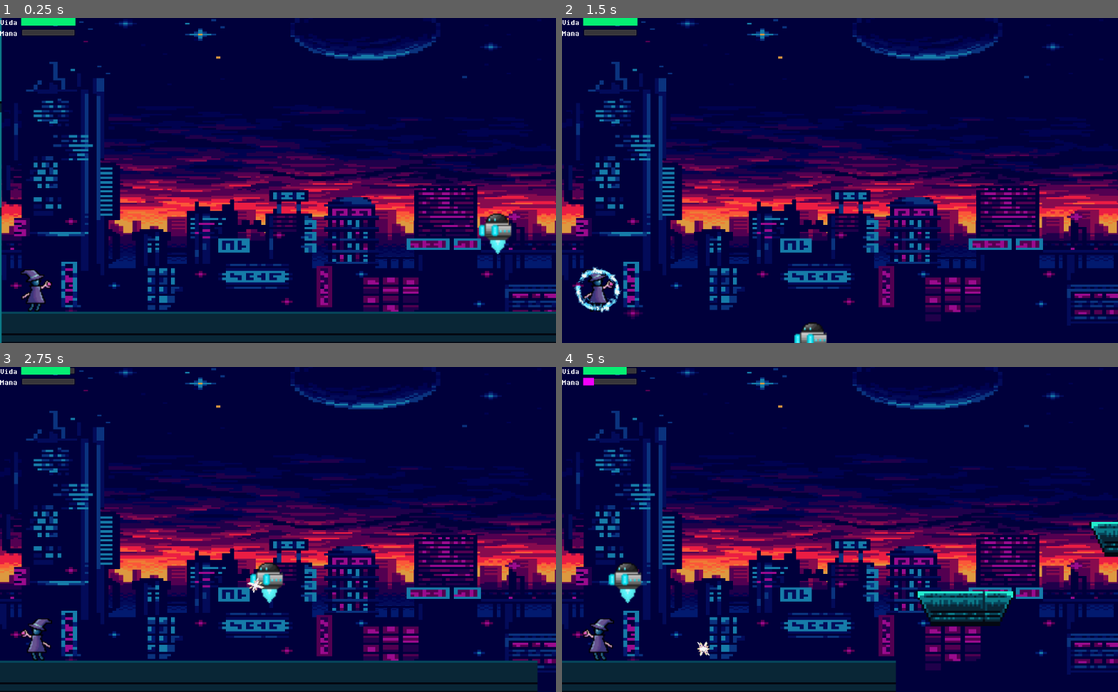
Above: before the commit, frames 1-4 (two rows, left to right).
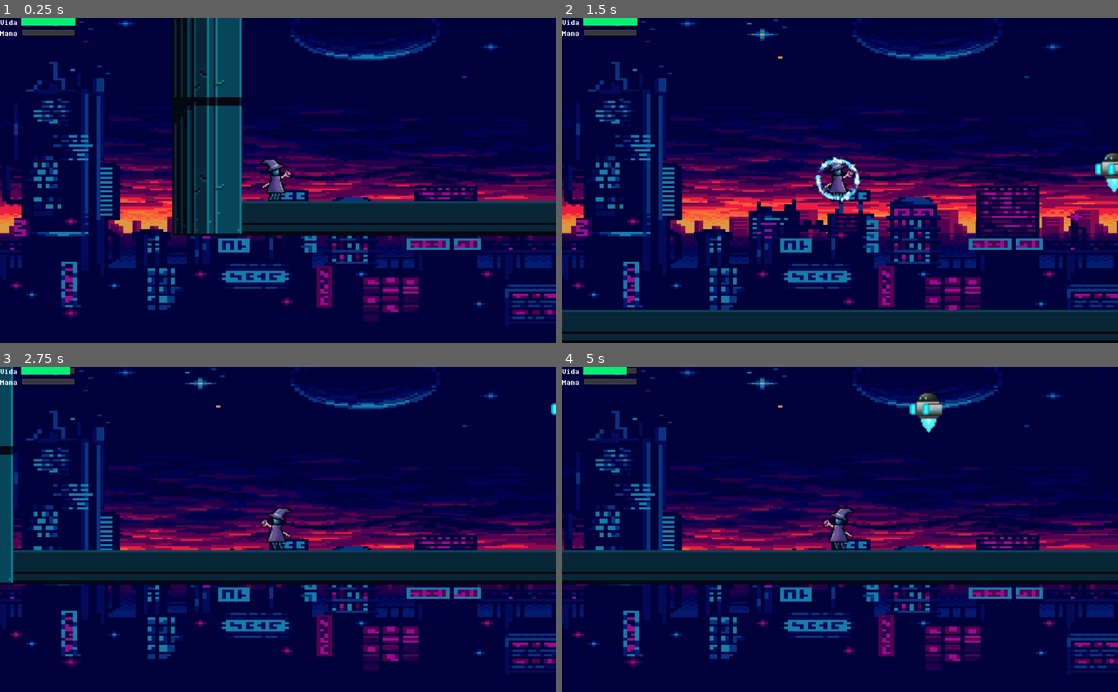
Above: after the commit, the same moments.

Repository: msotozuniga/Memo
Game: Godot game, scene res://scenes/l_i.tscn
The game is run twice, just before and just after one commit, with the same random seed, the same clock (stepped at 60 frames per second) and the same inputs.
Inputs (mouse positions are in pixels of both pictures, inside the frame that each line leads up to):
- Up to frame 1 (0.25 s): no input
- Up to frame 2 (1.5 s): tap Enter at 0.5 s; move the mouse to (962, 164) at 0.52 s; hold D (move_right) from 0.53 s (still down); right-click (962, 164) at 0.6 s; tap Space (jump) at 0.77 s; move the mouse to (728, 196) at 1.27 s; click (728, 196) at 1.35 s
- Up to frame 3 (2.75 s): tap Space (jump) at 1.52 s; move the mouse to (333, 458) at 2.02 s; release D (move_right) at 2.03 s; hold A (move_left) from 2.03 s (still down); right-click (333, 458) at 2.1 s
- Up to frame 4 (5 s): move the mouse to (812, 594) at 2.77 s; release A (move_left) at 2.78 s; hold D (move_right) 2.78-4.28 s; click (812, 594) at 2.85 s; tap Space (jump) at 3.02, 3.77, 4.52 s; move the mouse to (1006, 578) at 3.52 s; right-click (1006, 578) at 3.6 s; move the mouse to (673, 480) at 4.27 s; hold A (move_left) from 4.28 s (still down); click (673, 480) at 4.35 s

The runs differ from the first frame. In frame 1, 25% of the frame differs, in the area x 0-100%, y 0-100%; in frame 2, 12%; in frame 3, 22%; in frame 4, 20%.

Commit message:
Ordenando las carpetas

Diff:
--- a/project.godot
+++ b/project.godot
@@ -10,7 +10,6 @@
 
 _global_script_classes=[  ]
 _global_script_class_icons={
-
 }
 
 [application]
--- a/scenes/camera_l1.tscn
+++ b/scenes/camera_l1.tscn
@@ -1,7 +1,7 @@
 [gd_scene load_steps=5 format=2]
 
-[ext_resource path="res://sprites/warped_city_files/warped city files/ENVIRONMENT/background/skyline-b.png" type="Texture" id=1]
-[ext_resource path="res://sprites/warped_city_files/warped city files/ENVIRONMENT/background/buildings-bg.png" type="Texture" id=2]
+[ext_resource path="res://sprites/scenery/background/skyline-b.png" type="Texture" id=1]
+[ext_resource path="res://sprites/scenery/background/buildings-bg.png" type="Texture" id=2]
 
 [sub_resource type="CameraTexture" id=1]
 
--- a/scenes/enemy_projectile.tscn
+++ b/scenes/enemy_projectile.tscn
@@ -1,7 +1,7 @@
 [gd_scene load_steps=5 format=2]
 
 [ext_resource path="res://sprites/vfx/prt/SmallStar_64x64.png" type="Texture" id=1]
-[ext_resource path="res://scripts/enemy_projectile.gd" type="Script" id=2]
+[ext_resource path="res://scripts/enemies/enemy_projectile.gd" type="Script" id=2]
 
 [sub_resource type="CircleShape2D" id=1]
 radius = 12.0544
--- a/scenes/fire_projectile.tscn
+++ b/scenes/fire_projectile.tscn
@@ -1,7 +1,7 @@
 [gd_scene load_steps=5 format=2]
 
 [ext_resource path="res://sprites/vfx/prt/fire_ball.png" type="Texture" id=1]
-[ext_resource path="res://scripts/fire_projectile.gd" type="Script" id=2]
+[ext_resource path="res://scripts/players/fire_projectile.gd" type="Script" id=2]
 
 [sub_resource type="CapsuleShape2D" id=1]
 radius = 11.0141
--- a/scenes/l_i.tscn
+++ b/scenes/l_i.tscn
@@ -2,7 +2,7 @@
 
 [ext_resource path="res://scenes/player.tscn" type="PackedScene" id=1]
 [ext_resource path="res://scenes/mob_1.tscn" type="PackedScene" id=2]
-[ext_resource path="res://sprites/warped_city_files/warped city files/ENVIRONMENT/tileset_4.png" type="Texture" id=3]
+[ext_resource path="res://sprites/scenery/tiles/tileset_4.png" type="Texture" id=3]
 [ext_resource path="res://scenes/camera_l1.tscn" type="PackedScene" id=5]
 [ext_resource path="res://scenes/mob_0.tscn" type="PackedScene" id=6]
 
@@ -121,10 +121,10 @@
 position = Vector2( 68.0011, 328.07 )
 
 [node name="fondo" parent="Player" instance=ExtResource( 5 )]
-position = Vector2( 441.298, -204.775 )
+position = Vector2( -0.702606, -1.00522 )
 
 [node name="mob_0" parent="." instance=ExtResource( 6 )]
-position = Vector2( 913.312, 237.842 )
+position = Vector2( 1025.69, 126.967 )
 
 [node name="mob_1" parent="." instance=ExtResource( 6 )]
 position = Vector2( 3191.31, 143.842 )
--- a/scenes/main_menu.tscn
+++ b/scenes/main_menu.tscn
@@ -1,6 +1,6 @@
 [gd_scene load_steps=3 format=2]
 
-[ext_resource path="res://sprites/titulo.png" type="Texture" id=1]
+[ext_resource path="res://unused_for_the_time/titulo.png" type="Texture" id=1]
 [ext_resource path="res://fonts/menu_font.tres" type="DynamicFont" id=2]
 
 [node name="mmenu" type="MarginContainer"]
--- a/scenes/mob_0.tscn
+++ b/scenes/mob_0.tscn
@@ -1,7 +1,7 @@
 [gd_scene load_steps=5 format=2]
 
-[ext_resource path="res://sprites/mob_0.png" type="Texture" id=1]
-[ext_resource path="res://scripts/mob_0.gd" type="Script" id=2]
+[ext_resource path="res://sprites/enemies/mob/mob_0.png" type="Texture" id=1]
+[ext_resource path="res://scripts/enemies/mob/mob_0.gd" type="Script" id=2]
 
 [sub_resource type="CircleShape2D" id=1]
 radius = 36.522
--- a/scenes/mob_1.tscn
+++ b/scenes/mob_1.tscn
@@ -1,7 +1,7 @@
 [gd_scene load_steps=7 format=2]
 
-[ext_resource path="res://scripts/mob_1.gd" type="Script" id=1]
-[ext_resource path="res://sprites/enemy.png" type="Texture" id=2]
+[ext_resource path="res://scripts/enemies/mob/mob_1.gd" type="Script" id=1]
+[ext_resource path="res://sprites/enemies/mob/enemy.png" type="Texture" id=2]
 
 [sub_resource type="CircleShape2D" id=1]
 radius = 54.2664
--- a/scenes/player.tscn
+++ b/scenes/player.tscn
@@ -1,8 +1,8 @@
 [gd_scene load_steps=12 format=2]
 
-[ext_resource path="res://sprites/Diseño de Personaje-2.png" type="Texture" id=1]
+[ext_resource path="res://sprites/players/Diseño de Personaje-2.png" type="Texture" id=1]
 [ext_resource path="res://sprites/vfx/prt/parry_shield.png" type="Texture" id=2]
-[ext_resource path="res://scripts/player.gd" type="Script" id=3]
+[ext_resource path="res://scripts/players/player.gd" type="Script" id=3]
 [ext_resource path="res://fonts/PixelOperatorMono-Bold.ttf" type="DynamicFontData" id=4]
 
 [sub_resource type="CapsuleShape2D" id=1]
--- a/scripts/static_turret.gd
+++ /dev/null
@@ -1,16 +0,0 @@
-extends StaticBody2D
-
-
-# Declare member variables here. Examples:
-# var a = 2
-# var b = "text"
-
-
-# Called when the node enters the scene tree for the first time.
-func _ready():
-	pass # Replace with function body.
-
-
-# Called every frame. 'delta' is the elapsed time since the previous frame.
-#func _process(delta):
-#	pass
Renamed: scripts/enemy_projectile.gd -> scripts/enemies/enemy_projectile.gd
Renamed: scripts/mob_0.gd -> scripts/enemies/mob/mob_0.gd
Renamed: scripts/mob_1.gd -> scripts/enemies/mob/mob_1.gd
Renamed: scripts/moption.gd -> scripts/menues/moption.gd
Renamed: scripts/fire_projectile.gd -> scripts/players/fire_projectile.gd
Renamed: scripts/parry_script.gd -> scripts/players/parry_script.gd
Renamed: scripts/player.gd -> scripts/players/player.gd
Not shown, removed: sprites/Diseño de Personaje-0.png.import
Not shown, removed: sprites/Diseño de Personaje-2.png.import
Not shown, removed: sprites/Diseño de Personaje-3.png.import
Not shown, removed: sprites/attack.png.import
Renamed: sprites/enemy.png -> sprites/enemies/mob/enemy.png
(and 511 more such lines)
